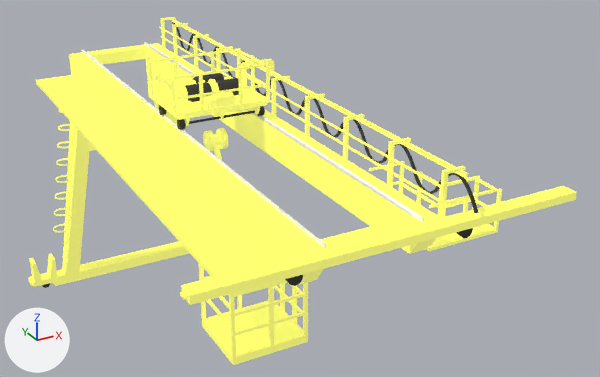
One commit to the glTF model public/models/c_864.glb: the scene before it, then after it.
Rendered twice from a 50 mm camera at (-8.6, -22.9, 16.5) aimed at (2.5, -2.8, 6.4). Every picture has the same lights, and +X, +Y and +Z are marked at lower left. The older version comes first. Where no turn or scale is listed for an object, it has been applied to the vertices. Vertices at exactly the same position are counted once.

The first picture shows '1_Bay_C_863_Head_Hook_01.001', '1_Bay_C_864_Body', '1_Bay_C_864_Head_01'.
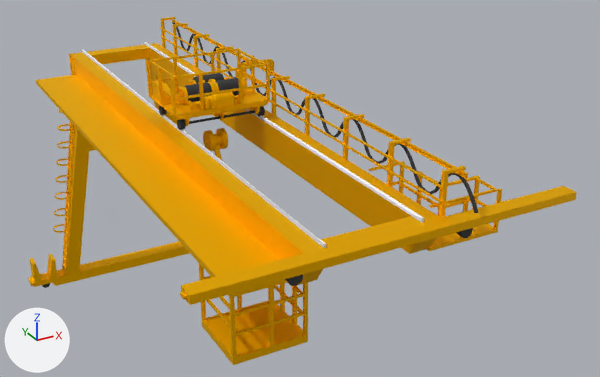
Location of each change, [x1, y1, x2, y2] in pixels of the pictures (600 x 377 px):
'1_Bay_C_863_Head_Hook_01.001', recoloured (darker)
    both: [203, 128, 228, 161]
part 1 of me_mesh_068, recoloured (darker)
    both: [28, 17, 577, 365]
part 2 of me_mesh_069, recoloured (darker)
    both: [146, 48, 274, 126]

The change, as a list of edits to the scene's bpy script:
```text
Add mat_머티리얼_002:
    mat_머티리얼_002 = bpy.data.materials.new('머티리얼.002')
    # nodes: BsdfPrincipled, Mix, OutputMaterial, VertexColor
    # colours: yellow #ffc800, mixed with the vertex colours
Add mat_머티리얼_001:
    mat_머티리얼_001 = principled_material('머티리얼.001')
    mat_머티리얼_001.base_color = (1.0, 0.577, 0.0)  # yellow #ffc800
    mat_머티리얼_001.metallic = 1.0
    mat_머티리얼_001.roughness = 0.7
Change me_mesh_068:
    where me_mesh_068.from_pydata(...)  # 2535 vertices, 4960 faces; spans x -4.3..5.1, y -11.1..6.7, z 0.0..10.0
    used by ob_1_bay_c_864_body; location = (0.0, 0.0, 0.0)
    me_mesh_068 part 1: all 2858 faces that had it switch from mat_15___default_002 (yellow #feff00, glowing yellow #9e9d6c) to mat_머티리얼_001 (yellow #ffc800)
Change me_mesh_069:
    where me_mesh_069.from_pydata(...)  # 2022 vertices, 3858 faces; spans x -1.53..2.23, y -3.2..-1.24, z 9.02..10.52
    used by ob_1_bay_c_864_head_01; location = (0.0, 0.0, 0.0)
    me_mesh_069 part 2: all 2438 faces that had it switch from mat_15___default_001 to mat_머티리얼_002
Change me_mesh_070:
    where me_mesh_070.from_pydata(...)  # 397 vertices, 786 faces; spans x -0.402..0.297, y -2.697..-2.141, z 7.562..8.606
    remove me_mesh_070.materials.append(mat_15___default_001)
    add me_mesh_070.materials.append(mat_머티리얼_002)
```
